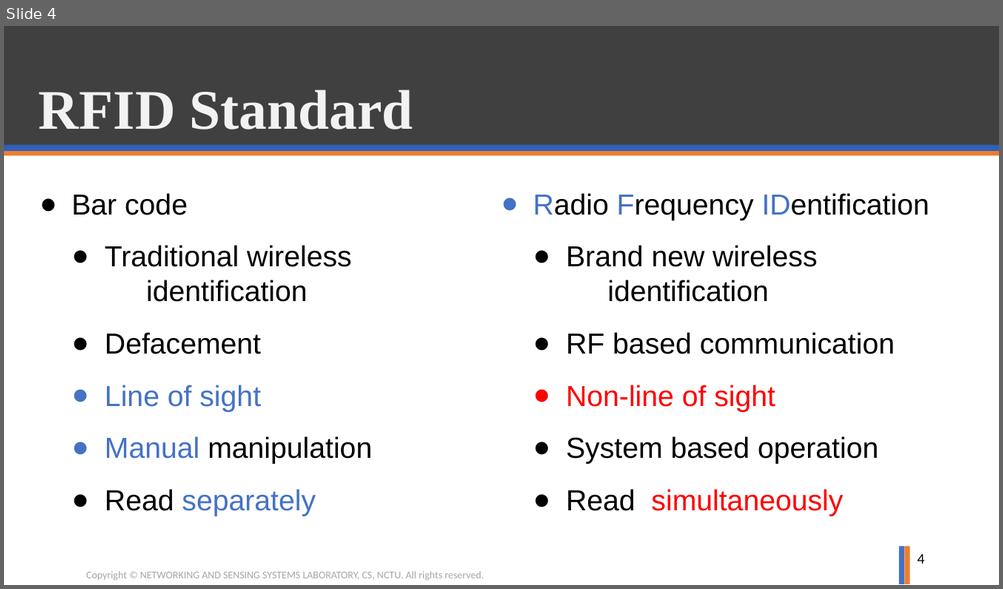
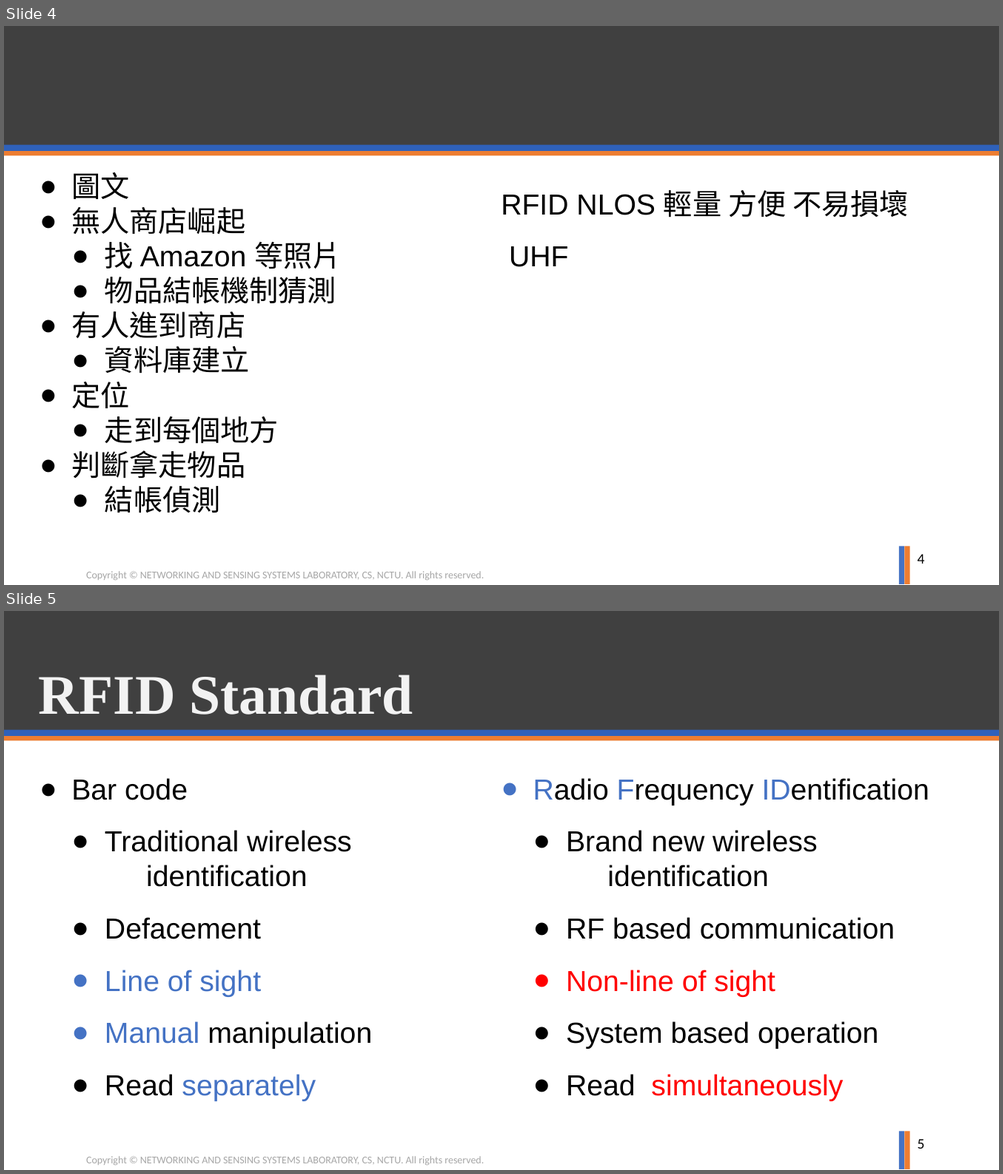
Before and after one commit to ghostkingwilly/RFID_Project, a slide deck: Proposal/RFID_Prorosal.pptx. Shown one above the other, each under a label of ours: slide 4 before the commit, slides 4 and 5 after it. The pictures are 1003x589 and 1003x1174 pixels, drawn with LibreOffice and Linux fonts; fonts in the diff are those of the drawing; background and template pictures are left out. Boxes give left, top, right and bottom in pixels: in the first picture for what was removed or moved away, otherwise in the second. Text is boxed around its words. In the diff, an @@ line names an element or a change of style, - is before the commit and + after.

```diff
--- a/Proposal/RFID_Prorosal.pptx
+++ b/Proposal/RFID_Prorosal.pptx
@@ slide 4 added at box(4, 26, 999, 585), background #FFFFFF; not listed: 6 template elements that a slide beside it also shows @@
@@ text added at box(71, 173, 341, 513), 28 pt, text #000000 @@
+● 圖文
+● 無人商店崛起
+  ● 找 Amazon 等照片
+  ● 物品結帳機制猜測
+● 有人進到商店
+  ● 資料庫建立
+● 定位
+  ● 走到每個地方
+● 判斷拿走物品
+  ● 結帳偵測
@@ text added at box(501, 190, 908, 267), 28 pt, text #000000 @@
+RFID NLOS 輕量 方便 不易損壞
+UHF
@@ page number added at box(917, 554, 925, 564), 14 pt, text #000000 @@
+4
@@ what was slide 4 is now slide 5 @@
@@ page number at box(917, 1139, 925, 1149): text changed @@
-4
+5
```
Also in this commit, not shown: 3 slides changed, 6 other slides added, 35 slides removed.
